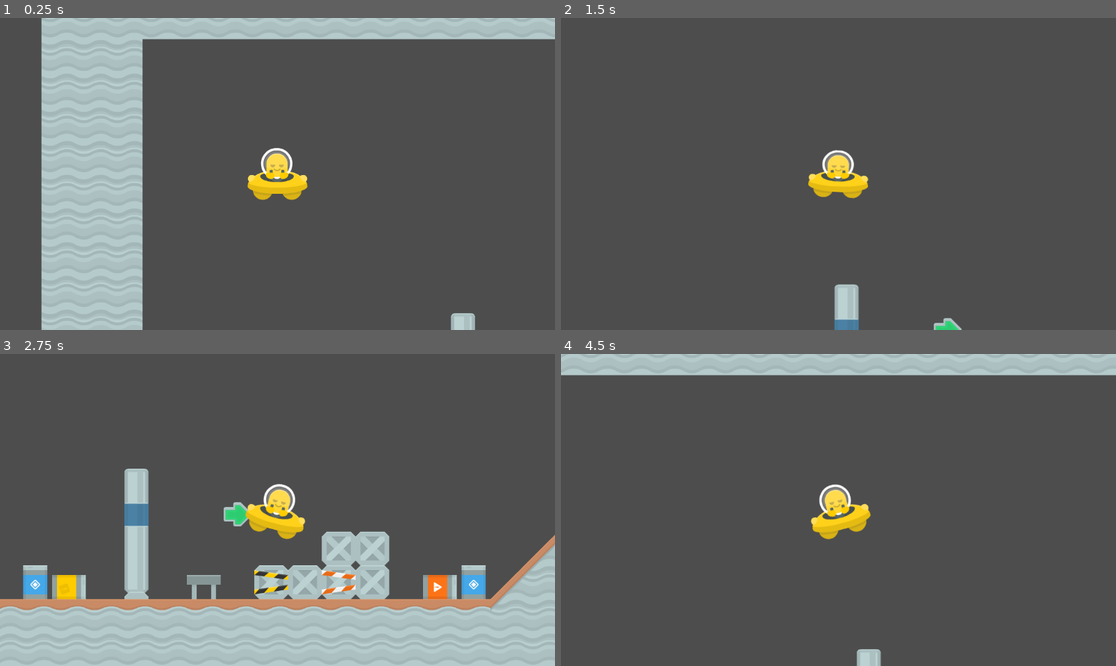
Above: before the commit, frames 1-4 (two rows, left to right).
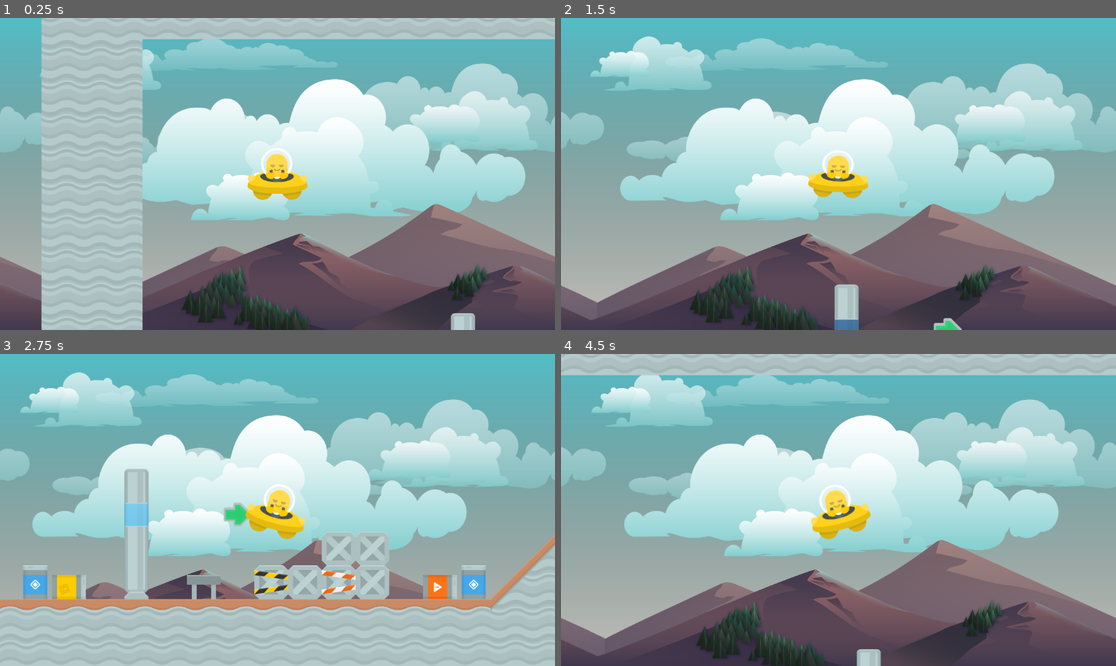
Above: after the commit, the same moments.

Repository: LostReny/DIO_TRILHA_GODOT
Game: Godot game, scene res://scenes/world.tscn
The game is run twice, just before and just after one commit, with the same random seed, the same clock (stepped at 60 frames per second) and the same inputs.
Inputs:
- Up to frame 1 (0.25 s): no input
- Up to frame 2 (1.5 s): tap Enter at 0.5 s; hold Right (ui_right) 0.53-1.28 s; hold Down (ui_down) from 1.28 s (still down)
- Up to frame 3 (2.75 s): release Down (ui_down) at 2.03 s; hold Right (ui_right) from 2.03 s (still down)
- Up to frame 4 (4.5 s): release Right (ui_right) at 2.78 s; hold Up (ui_up) 2.78-3.53 s; hold Left (ui_left) from 3.53 s (still down)

The runs differ from the first frame. In frame 1, 66% of the frame differs, in the area x 0-100%, y 0-100%; in frame 2, 88%; in frame 3, 68%; in frame 4, 82%.

Commit message:
parallax

Diff:
--- a/Industrial Plataformer/scenes/world.tscn
+++ b/Industrial Plataformer/scenes/world.tscn
@@ -1,8 +1,14 @@
-[gd_scene load_steps=5 format=3 uid="uid://emgqcp1d5kws"]
+[gd_scene load_steps=11 format=3 uid="uid://emgqcp1d5kws"]
 
 [ext_resource type="TileSet" uid="uid://b8wuw4g6wnrt7" path="res://tileset/tileset.tres" id="1_0n23c"]
 [ext_resource type="Script" path="res://scripts/player.gd" id="2_vhr3k"]
 [ext_resource type="Texture2D" uid="uid://j2d0htkvknvb" path="res://addons/kenney_alien-ufo-pack/PNG/shipYellow_manned.png" id="3_drmog"]
+[ext_resource type="Texture2D" uid="uid://bwsnm2wqsq48w" path="res://addons/parallax/game_background_2/layers/sky.png" id="4_wsj8m"]
+[ext_resource type="Texture2D" uid="uid://cbsodox1uc8cw" path="res://addons/parallax/game_background_2/layers/rocks_2.png" id="5_0eljx"]
+[ext_resource type="Texture2D" uid="uid://b4fdbp2v3d5xh" path="res://addons/parallax/game_background_2/layers/clouds_1.png" id="5_4urye"]
+[ext_resource type="Texture2D" uid="uid://daw63wbrvka20" path="res://addons/parallax/game_background_2/layers/rocks_1.png" id="6_5f55s"]
+[ext_resource type="Texture2D" uid="uid://eh380bqgjkwr" path="res://addons/parallax/game_background_2/layers/clouds_2.png" id="6_r8a4d"]
+[ext_resource type="Texture2D" uid="uid://fdh2v2s8flh2" path="res://addons/parallax/game_background_2/layers/clouds_3.png" id="7_g343d"]
 
 [sub_resource type="CircleShape2D" id="CircleShape2D_ivkcv"]
 radius = 50.0
@@ -35,3 +41,54 @@
 texture = ExtResource("3_drmog")
 
 [node name="Camera2D" type="Camera2D" parent="Player"]
+
+[node name="ParallaxBackground" type="ParallaxBackground" parent="."]
+scale = Vector2(0.6, 0.6)
+transform = Transform2D(0.6, 0, 0, 0.6, 0, 0)
+
+[node name="Sky" type="ParallaxLayer" parent="ParallaxBackground"]
+motion_scale = Vector2(0, 0)
+
+[node name="Sprite_Sky" type="Sprite2D" parent="ParallaxBackground/Sky"]
+texture = ExtResource("4_wsj8m")
+centered = false
+
+[node name="Clouds01" type="ParallaxLayer" parent="ParallaxBackground"]
+motion_scale = Vector2(0.1, 0)
+motion_mirroring = Vector2(1920, 0)
+
+[node name="Sprite_Clouds1" type="Sprite2D" parent="ParallaxBackground/Clouds01"]
+texture = ExtResource("5_4urye")
+centered = false
+
+[node name="Clouds02" type="ParallaxLayer" parent="ParallaxBackground"]
+motion_scale = Vector2(0.15, 0)
+motion_mirroring = Vector2(1920, 0)
+
+[node name="Sprite_Clouds2" type="Sprite2D" parent="ParallaxBackground/Clouds02"]
+texture = ExtResource("6_r8a4d")
+centered = false
+
+[node name="Clouds03" type="ParallaxLayer" parent="ParallaxBackground"]
+motion_scale = Vector2(0.3, 0)
+motion_mirroring = Vector2(1920, 0)
+
+[node name="Sprite_Clouds3" type="Sprite2D" parent="ParallaxBackground/Clouds03"]
+texture = ExtResource("7_g343d")
+centered = false
+
+[node name="Rocks02" type="ParallaxLayer" parent="ParallaxBackground"]
+motion_scale = Vector2(0.6, 0)
+motion_mirroring = Vector2(1920, 0)
+
+[node name="Sprite_Rocks2" type="Sprite2D" parent="ParallaxBackground/Rocks02"]
+texture = ExtResource("5_0eljx")
+centered = false
+
+[node name="Rocks01" type="ParallaxLayer" parent="ParallaxBackground"]
+motion_scale = Vector2(0.5, 0)
+motion_mirroring = Vector2(1920, 0)
+
+[node name="Rocks1" type="Sprite2D" parent="ParallaxBackground/Rocks01"]
+texture = ExtResource("6_5f55s")
+centered = false
Binary file added: Industrial Plataformer/addons/parallax/game_background_1/game_background_1.png
Not shown, added: Industrial Plataformer/addons/parallax/game_background_1/game_background_1.png.import
Binary file added: Industrial Plataformer/addons/parallax/game_background_1/layers/clouds_1.png
Not shown, added: Industrial Plataformer/addons/parallax/game_background_1/layers/clouds_1.png.import
Binary file added: Industrial Plataformer/addons/parallax/game_background_1/layers/clouds_2.png
Not shown, added: Industrial Plataformer/addons/parallax/game_background_1/layers/clouds_2.png.import
Binary file added: Industrial Plataformer/addons/parallax/game_background_1/layers/clouds_3.png
Not shown, added: Industrial Plataformer/addons/parallax/game_background_1/layers/clouds_3.png.import
Binary file added: Industrial Plataformer/addons/parallax/game_background_1/layers/clouds_4.png
Not shown, added: Industrial Plataformer/addons/parallax/game_background_1/layers/clouds_4.png.import
Binary file added: Industrial Plataformer/addons/parallax/game_background_1/layers/rocks_1.png
Not shown, added: Industrial Plataformer/addons/parallax/game_background_1/layers/rocks_1.png.import
(and 56 more such lines)
